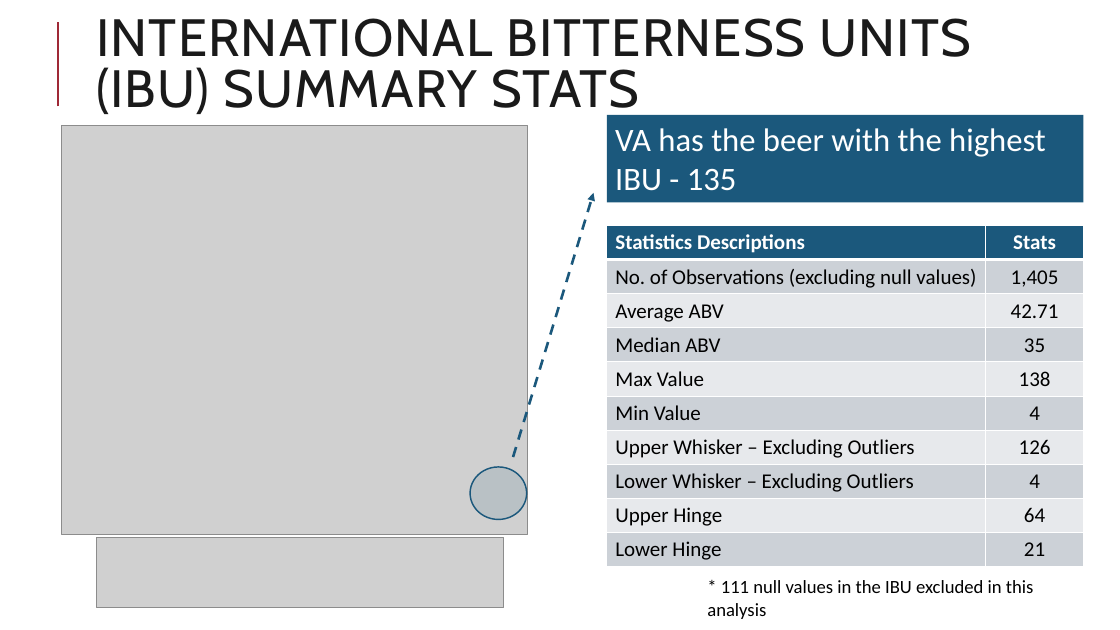
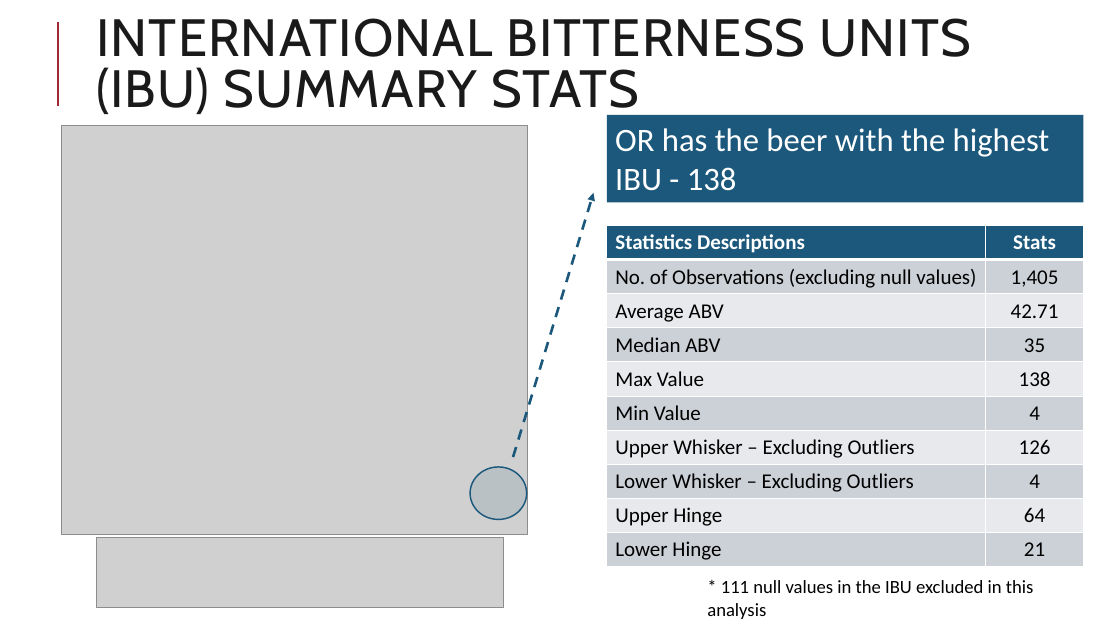
Before and after one commit to jfzjonathan/CaseStudy1, a slide deck: slide 8 of Case Study 1.pptx. Drawn at 1120x630 pixels with LibreOffice and Linux fonts; fonts in the diff are those of the drawing; grey boxes stand for pictures. Boxes give left, top, right and bottom in pixels: in the first picture for what was removed or moved away, otherwise in the second. Text is boxed around its words. In the diff, an @@ line names an element or a change of style, - is before the commit and + after.

Commit message:
Initial and final commit for the case study presentation

```diff
--- a/Case Study 1.pptx
+++ b/Case Study 1.pptx
@@ text in rectangle at (615,128,1050,191): text changed @@
-VA has the beer with the highest IBU - 135
+OR has the beer with the highest IBU - 138
```
